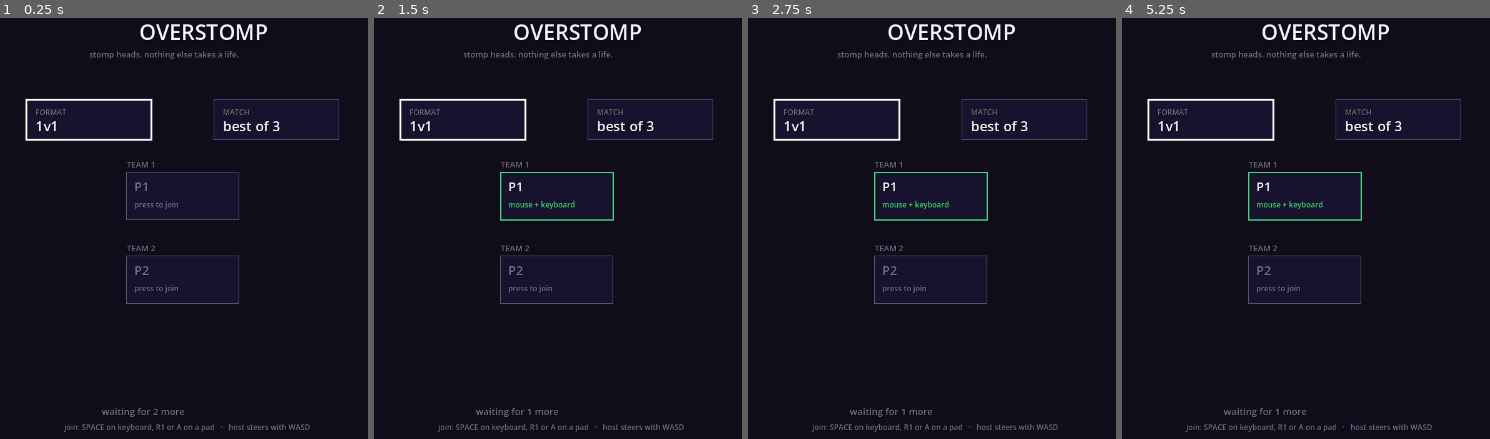
Above: before the commit, frames 1-4 (left to right).
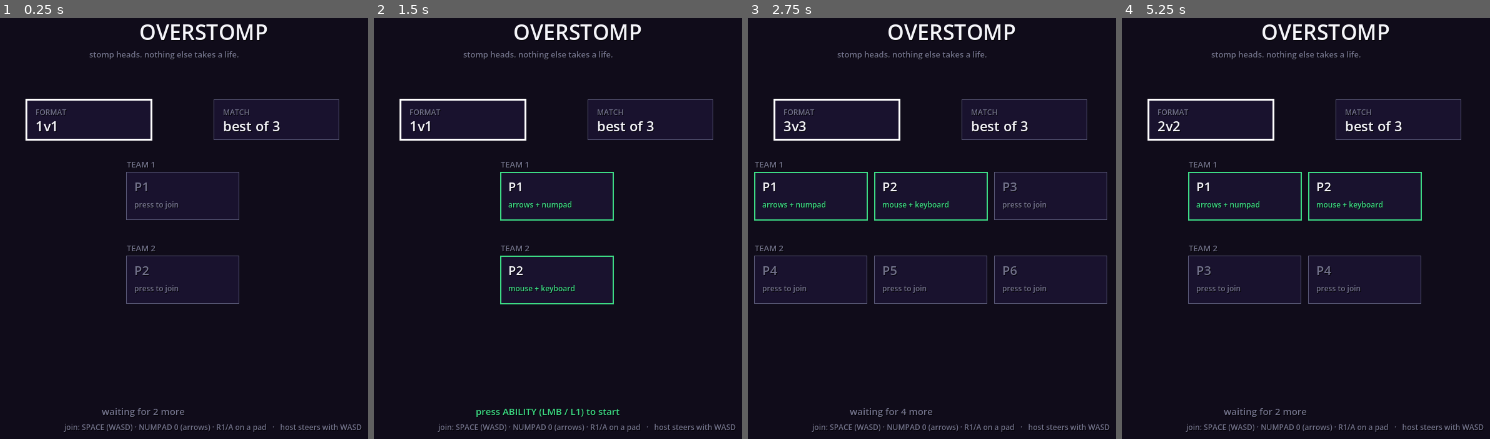
Above: after the commit, the same moments.

Repository: evanli02/stomp-fight-prototype
Game: Godot game, scene res://src/main.tscn
Same seed, same stepped clock (60 frames per second), same inputs: the game is played once before the commit and once after it.
Inputs (mouse positions are in pixels of both pictures, inside the frame that each line leads up to):
- Up to frame 1 (0.25 s): no input
- Up to frame 2 (1.5 s): tap Enter at 0.5 s; move the mouse to (734, 203) at 0.52 s; hold Right 0.53-1.25 s; tap Keypad Enter at 0.6 s; click (734, 203) at 0.67 s; tap Space (p0_jump) at 0.77 s; tap Space (p0_jump, bound only before the commit) at 1.25 s; drag from (396, 249) to (517, 316) at 1.27 s
- Up to frame 3 (2.75 s): tap Enter at 2 s; move the mouse to (1009, 127) at 2.02 s; hold Left from 2.03 s (still down); tap Shift at 2.1 s; click (1009, 127) at 2.17 s; tap Keypad Enter at 2.3 s
- Up to frame 4 (5.25 s): release Left at 2.75 s; drag from (1265, 316) to (outside the picture) at 2.77 s; tap Space (p0_jump, bound only before the commit) at 3.5 s; move the mouse to (outside the picture) at 3.52 s; hold Right 3.53-4.25 s; tap Keypad Enter at 3.6 s; click (outside the picture) at 3.67 s; tap Keypad 0 (p0_jump, bound only after the commit) at 3.77 s; drag from (outside the picture) to (1184, 110) at 4.27 s; tap Enter at 5 s; move the mouse to (1346, 224) at 5.02 s; hold Right from 5.03 s (still down); tap Shift at 5.1 s; click (1346, 224) at 5.17 s

The runs differ from the first frame. In frame 1, 0.5% of the frame differs, in the area x 29-99%, y 96-99%; in frame 2, 1.6%; in frame 3, 2.5%; in frame 4, 2.7%, in the area x 9-99%, y 24-99%.

Commit message:
feat(input): second keyboard seat, for guests without a pad
Investigated whether several mouse-and-keyboard players can be told apart
over Parsec. They cannot, and the reason is two layers deep:

Guest keyboard and mouse input is injected into the host's single system
keyboard and cursor. Two guests both pressing W produce the same events
from the same device. Godot reports every keyboard as device 0, and
telling physical keyboards apart at all needs Windows Raw Input through a
native extension - and even that would not help, because streamed input
is synthesised rather than arriving from a real HID, so it carries no
device of its own. There is also exactly one cursor, so free mouse aim
can only ever belong to one seat no matter what.

What DOES survive the trip is the keycode. Two people pressing DIFFERENT
keys are distinguishable even though two pressing the same key never will
be, so a second keyboard seat on a second cluster is the whole of what is
possible - and that is what this adds. KBM_ALT: arrows to move, numpad to
act, numpad 8/2/4/6 to aim.

Two honest limits, both documented rather than papered over: the second
seat aims in eight directions because the cursor belongs to the first,
which is a real downgrade for Deadeye and Kid; and two keyboard clusters
is the ceiling, since a third would need keys that collide with neither.
Practical maximum without controllers is two players.

The harness cross-checks every binding of both keyboard seats against
each other and fails if they share a single key. Over a stream both seats
type on the same keyboard, so one overlapping binding would be two
players driving one character - and that is the kind of thing you would
otherwise find out with five people watching.

Match harness 213 -> 217.

Co-Authored-By: Claude Opus 5 <noreply@anthropic.com>

Diff:
--- a/src/autoload/input_config.gd
+++ b/src/autoload/input_config.gd
@@ -8,7 +8,21 @@
 ## players can hold different devices. Use action() rather than writing the
 ## namespaced names by hand.
 
-enum Device { KBM, PAD }
+## KBM_ALT is a SECOND keyboard seat on a different key cluster (arrows and the
+## numpad), and it exists for exactly one reason: streamed play.
+##
+## Guest keyboard input over Parsec - or Steam Remote Play - is injected into the
+## host's single system keyboard. There is one key stream and one cursor, and
+## nothing downstream can tell two keyboard guests apart: Godot reports every
+## keyboard as device 0, and telling physical keyboards apart at all needs
+## Windows Raw Input through a native extension. What DOES survive the trip is
+## the keycode. Two people pressing different keys are distinguishable even
+## though two people pressing the same key never will be, so a second seat on a
+## second cluster is the whole of what is possible here.
+##
+## Appended rather than inserted: the existing values are used by name in the
+## harness but their numbers end up in saved seat assignments.
+enum Device { KBM, PAD, KBM_ALT }
 
 ## Pause is the one action that is NOT per seat. Six people share one screen, so
 ## whoever reaches a button first stops the game for everybody — namespacing it
@@ -119,8 +133,11 @@
 
 ## What is sitting in a seat, for the lobby and hero select to label rows with.
 func device_label(player_id: int) -> String:
-	if device_of(player_id) == Device.KBM:
-		return "mouse + keyboard"
+	match device_of(player_id):
+		Device.KBM:
+			return "mouse + keyboard"
+		Device.KBM_ALT:
+			return "arrows + numpad"
 	return "pad %d" % pad_index_of(player_id)
 #endregion
 
@@ -149,9 +166,42 @@
 		if InputMap.has_action(name):
 			InputMap.erase_action(name)
 		InputMap.add_action(name)
-		var events: Array = _kbm_events(base) if device == Device.KBM 			else _pad_events(base, pad_index_of(player_id))
+		var events: Array = []
+		match device:
+			Device.KBM:
+				events = _kbm_events(base)
+			Device.KBM_ALT:
+				events = _kbm_alt_events(base)
+			_:
+				events = _pad_events(base, pad_index_of(player_id))
 		for event in events:
 			InputMap.action_add_event(name, event)
+
+## The second keyboard seat: arrows to move, numpad to act. One coherent cluster
+## on the right of the board, chosen so it shares no key with the WASD seat -
+## over a stream both seats' keystrokes arrive on the same keyboard, so an
+## overlap would be two players driving one character.
+##
+## Aim is bound to keys here rather than the mouse. There is only one cursor and
+## it belongs to seat 0, so this seat aims in eight directions. That is a real
+## downgrade for Deadeye and Kid and the reason a pad is still the better answer
+## when somebody has one.
+func _kbm_alt_events(base: StringName) -> Array:
+	match base:
+		&"move_left": return [_key(KEY_LEFT)]
+		&"move_right": return [_key(KEY_RIGHT)]
+		&"move_up": return [_key(KEY_UP)]
+		&"move_down": return [_key(KEY_DOWN)]
+		&"jump": return [_key(KEY_KP_0)]
+		&"dash": return [_key(KEY_KP_9)]
+		&"ability": return [_key(KEY_KP_1)]
+		&"swap": return [_key(KEY_KP_3)]
+		&"ultimate": return [_key(KEY_KP_ENTER)]
+		&"aim_up": return [_key(KEY_KP_8)]
+		&"aim_down": return [_key(KEY_KP_2)]
+		&"aim_left": return [_key(KEY_KP_4)]
+		&"aim_right": return [_key(KEY_KP_6)]
+	return []
 
 ## KBM bindings (DESIGN 7). Aim is the mouse cursor, so the aim_* actions are
 ## intentionally unbound here — aim_vector() reads the pointer instead.
@@ -244,7 +294,10 @@
 		action(player_id, &"aim_up"), action(player_id, &"aim_down"))
 	if explicit.length() > 0.2:
 		return explicit.normalized()
-	if device_of(player_id) == Device.PAD:
+	# Only the true mouse seat falls back to the pointer. There is one cursor on
+	# the machine; handing it to a second keyboard seat would aim both of them at
+	# the same place.
+	if device_of(player_id) != Device.KBM:
 		return Vector2.ZERO
 	var camera := viewport.get_camera_2d()
 	var mouse := camera.get_global_mouse_position() if camera else viewport.get_mouse_position()
--- a/src/ui/lobby.gd
+++ b/src/ui/lobby.gd
@@ -66,6 +66,11 @@
 		var key := event as InputEventKey
 		if key.keycode == KEY_SPACE:
 			InputConfig.claim_seat(InputConfig.Device.KBM)
+		# The second keyboard seat joins on its own jump key, which is also the
+		# only way to tell it apart from the first: over a stream both seats type
+		# on the same keyboard, so the key pressed IS the identity.
+		elif key.keycode == KEY_KP_ENTER or key.keycode == KEY_KP_0:
+			InputConfig.claim_seat(InputConfig.Device.KBM_ALT)
 
 func _physics_process(delta: float) -> void:
 	if _done:
@@ -132,7 +137,7 @@
 	_shadowed(font, Vector2(size.x * 0.5 - 130, size.y - 56), msg, 15,
 		COL_READY if _ready_to_start() else COL_DIM)
 	_shadowed(font, Vector2(size.x * 0.5 - 190, size.y - 32),
-		"join: SPACE on keyboard, R1 or A on a pad   ·   host steers with WASD", 12, COL_DIM)
+		"join: SPACE (WASD) · NUMPAD 0 (arrows) · R1/A on a pad   ·   host steers with WASD", 12, COL_DIM)
 
 func _draw_setting(font: Font, at: Vector2, row: int, label: String, value: String) -> void:
 	var box := Rect2(at, Vector2(200, 64))
--- a/tests/match_harness.gd
+++ b/tests/match_harness.gd
@@ -770,6 +770,10 @@
 		InputConfig.claim_seat(InputConfig.Device.PAD, 0) == 1)
 	check("a second pad takes seat 2",
 		InputConfig.claim_seat(InputConfig.Device.PAD, 3) == 2)
+	# The second keyboard seat is a separate device as far as seating goes, which
+	# is what lets two people share one keyboard over a stream.
+	check("the arrow/numpad keyboard takes its own seat",
+		InputConfig.claim_seat(InputConfig.Device.KBM_ALT) == 3)
 	# Pads are bound by their ACTUAL joypad id, not by seat order: ids are handed
 	# out in connection order and are not contiguous, and remote players' virtual
 	# pads appear in whatever order people join.
@@ -779,8 +783,28 @@
 	check("a device already seated cannot take another seat",
 		InputConfig.claim_seat(InputConfig.Device.PAD, 0) == -1)
 	check("nor can the keyboard", InputConfig.claim_seat(InputConfig.Device.KBM) == -1)
-	check("holding the button does not fill the room", InputConfig.claimed_count() == 3,
+	check("nor can the second keyboard",
+		InputConfig.claim_seat(InputConfig.Device.KBM_ALT) == -1)
+	check("holding the button does not fill the room", InputConfig.claimed_count() == 4,
 		"claimed=%d" % InputConfig.claimed_count())
+
+	# The two keyboard seats must not share a single key. Over a stream both
+	# arrive on the same physical keyboard, so one overlapping binding would be
+	# two players driving one character.
+	var clash := ""
+	for base: StringName in InputConfig.ACTIONS:
+		var first := {}
+		for event in InputMap.action_get_events(InputConfig.action(0, base)):
+			if event is InputEventKey:
+				first[event.physical_keycode] = true
+		for other: StringName in InputConfig.ACTIONS:
+			for event in InputMap.action_get_events(InputConfig.action(3, other)):
+				if event is InputEventKey and first.has(event.physical_keycode):
+					clash += " %s/%s" % [base, other]
+	check("the two keyboard seats share no key", clash.is_empty(), clash)
+	# ...and only the mouse seat gets the mouse, since there is one cursor.
+	check("the second keyboard seat aims with keys, not the pointer",
+		InputConfig.aim_vector(3, Vector2.ZERO, null) == Vector2.ZERO)
 
 	check("leaving frees the seat up again", true)
 	InputConfig.release_seat(2)
Not shown, changed: docs/DESIGN.md
Not shown, changed: docs/IMPLEMENTATION.md
Not shown, changed: docs/PLAYTEST.md
